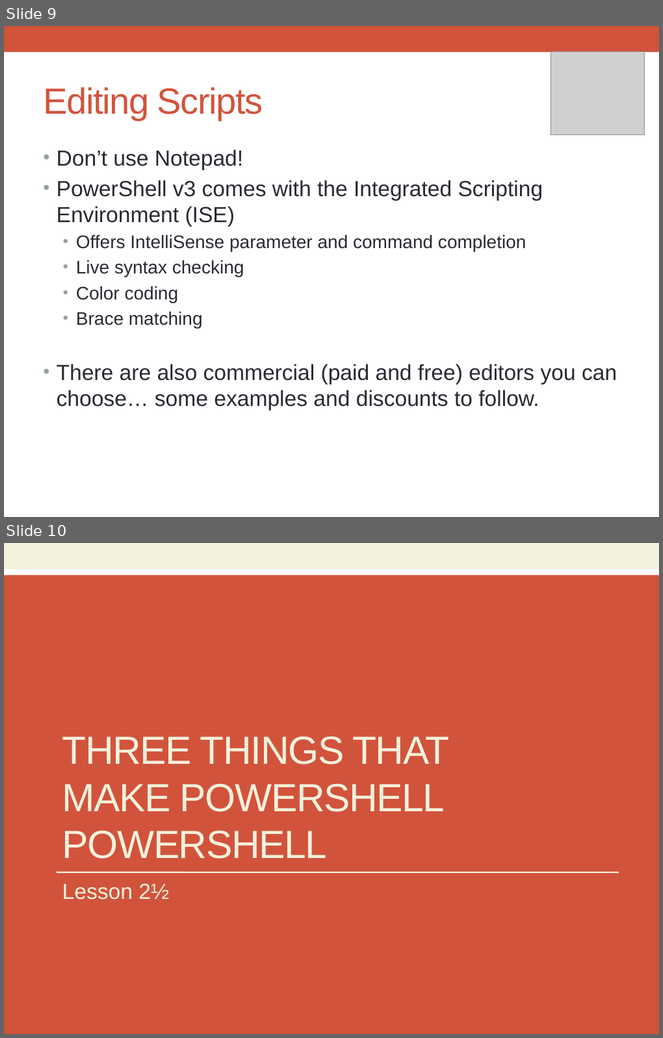
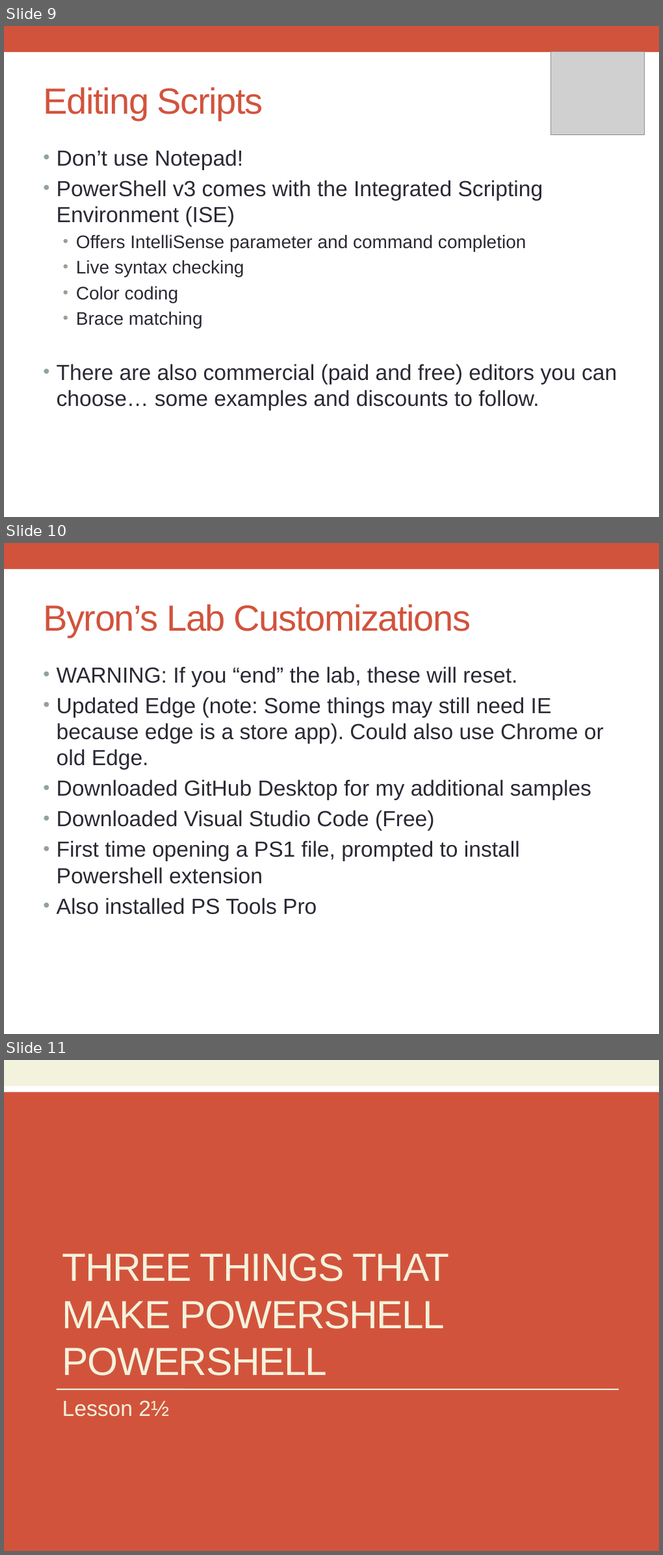
Before and after one commit to boomalator/55309-Powershell, a slide deck: Powerpoint/Module01-PreparingForScripting.pptx. Shown one above the other, each under a label of ours: slides 9 and 10 before the commit, slides 9, 10 and 11 after it. The pictures are 663x1038 and 663x1555 pixels, drawn with LibreOffice and Linux fonts; fonts in the diff are those of the drawing; grey boxes stand for pictures. Boxes give left, top, right and bottom in pixels: in the first picture for what was removed or moved away, otherwise in the second. Text is boxed around its words. In the diff, an @@ line names an element or a change of style, - is before the commit and + after.

Commit message:
Add Lab Customization Slide

```diff
--- a/Powerpoint/Module01-PreparingForScripting.pptx
+++ b/Powerpoint/Module01-PreparingForScripting.pptx
@@ slide 10 added at (4, 543, 659, 1034), background #FFFFFF; not listed: 1 template element that a slide beside it also shows @@
@@ title added at (43, 604, 471, 637), 40 pt, text #D2533C @@
+Byron’s Lab Customizations
@@ text added at (57, 667, 604, 915), 24 pt, text #292934 @@
+• WARNING: If you “end” the lab, these will reset.
+• Updated Edge (note: Some things may still need IE because edge is a store app). Could also use Chrome or old Edge.
+• Downloaded GitHub Desktop for my additional samples
+• Downloaded Visual Studio Code (Free)
+• First time opening a PS1 file, prompted to install Powershell extension
+• Also installed PS Tools Pro
@@ what was slide 10 is now slide 11 @@
```
